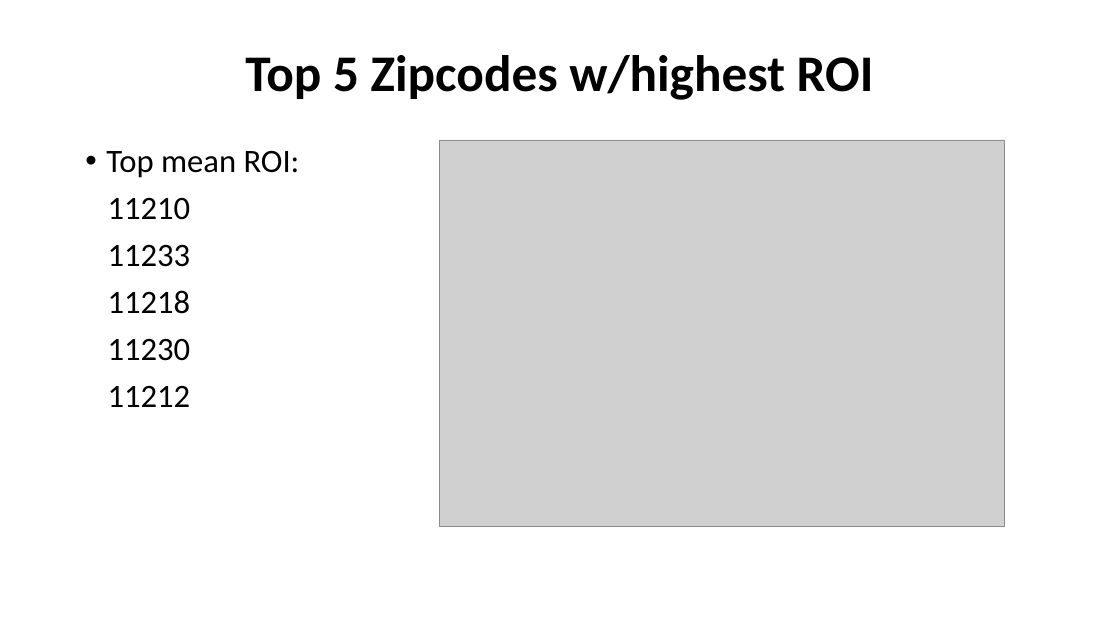
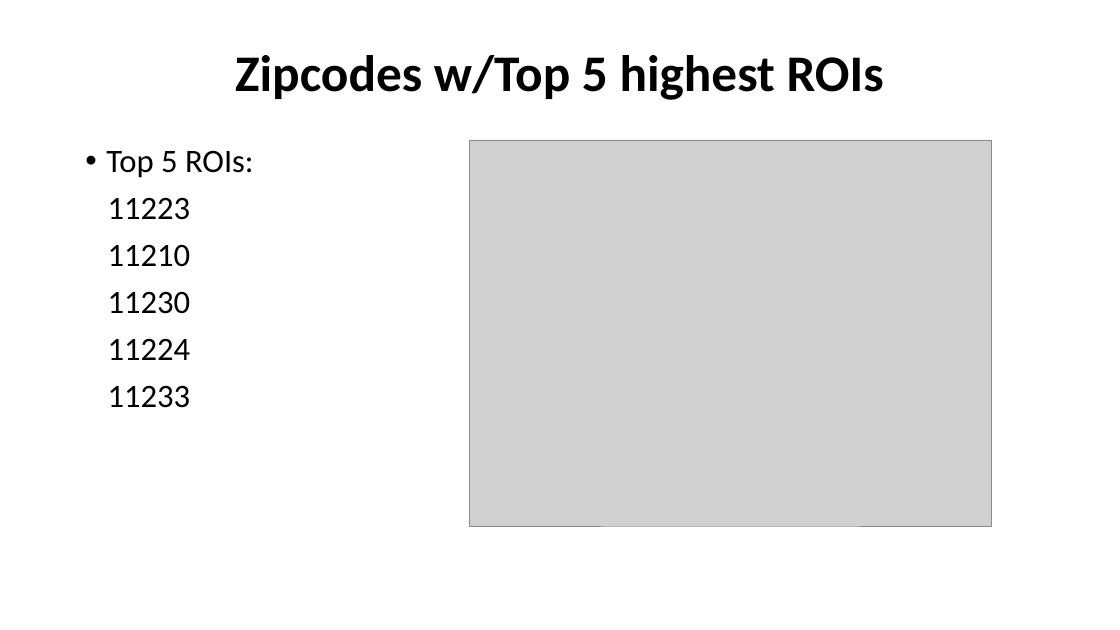
Before and after one commit to davidrtorres/Model-4-Brooklyn-Real-Estate-Investment, a slide deck: slide 5 of zillow_ts.pptx. Drawn at 1120x630 pixels with LibreOffice and Linux fonts; fonts in the diff are those of the drawing; grey boxes stand for pictures. Boxes give left, top, right and bottom in pixels: in the first picture for what was removed or moved away, otherwise in the second. Text is boxed around its words. In the diff, an @@ line names an element or a change of style, - is before the commit and + after.

```diff
--- a/zillow_ts.pptx
+++ b/zillow_ts.pptx
@@ title at (235, 55, 884, 100): text changed @@
-Top 5 Zipcodes w/highest ROI
+Zipcodes w/Top 5 highest ROIs
@@ picture: place and size @@
-picture at (439, 140, 1005, 527)
+picture at (470, 140, 991, 527)
@@ text at (106, 150, 254, 220): text changed @@
-• Top mean ROI:
+• Top 5 ROIs:
+11223
@@ text at (108, 291, 191, 360): paragraphs added @@
+11230
+11224
@@ text at (108, 290, 191, 407): paragraphs removed @@
-11218
-11230
-11212
```
Also in this commit, not shown: 2 other slides changed, 4 slides added, 7 slides removed, 2 other files.
